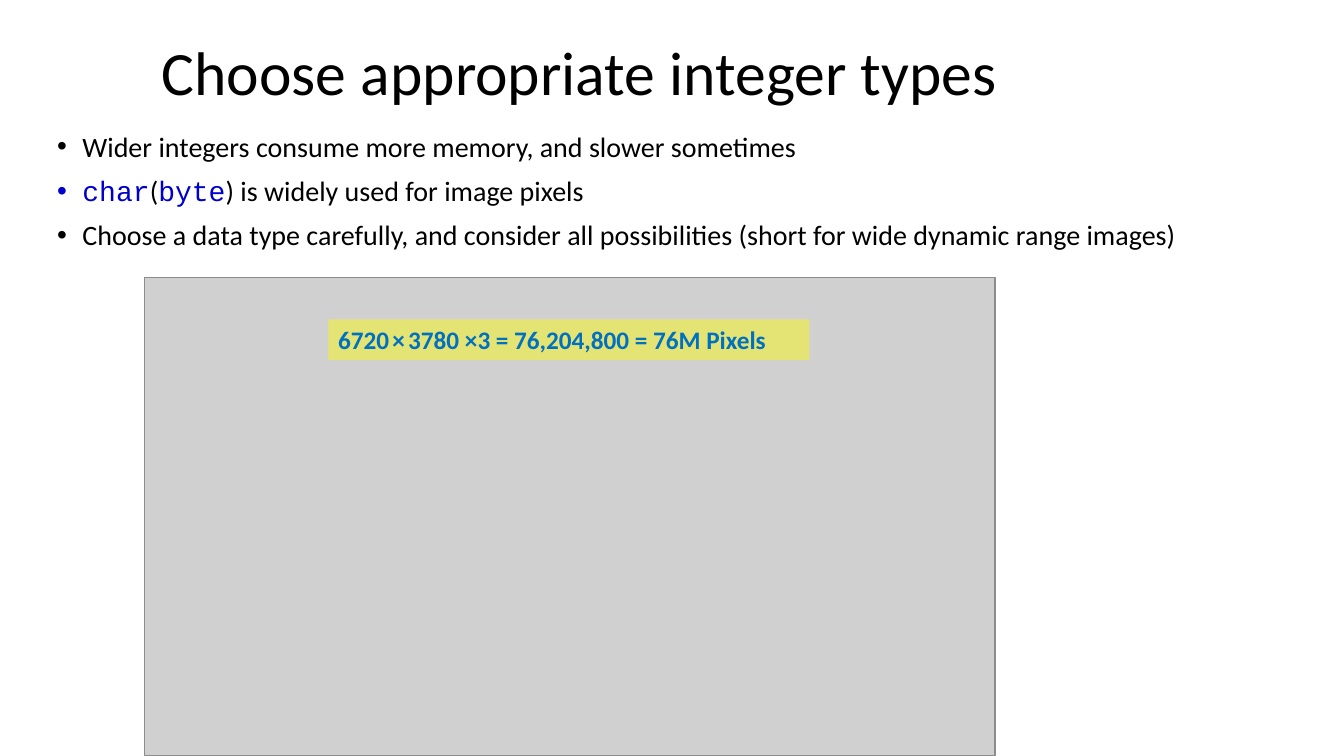
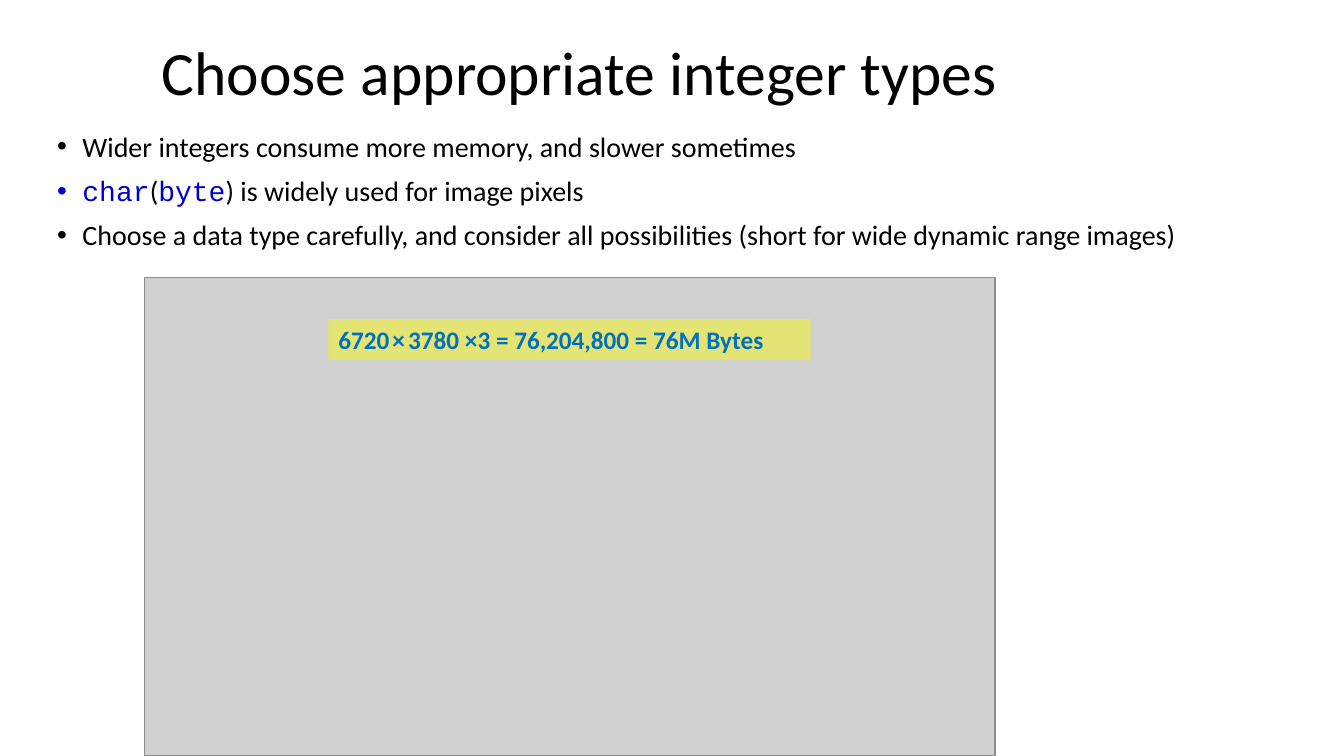
Before and after one commit to dayekuaipao/CPPLearning, a slide deck: slide 19 of week02/Lecture02.pptx (slide 17 before the commit). Drawn at 1344x756 pixels with LibreOffice and Linux fonts; fonts in the diff are those of the drawing; grey boxes stand for pictures; background and template pictures are left out. Boxes give left, top, right and bottom in pixels: in the first picture for what was removed or moved away, otherwise in the second. Text is boxed around its words. In the diff, an @@ line names an element or a change of style, - is before the commit and + after.

```diff
--- a/week02/Lecture02.pptx
+++ b/week02/Lecture02.pptx
@@ text in rectangle at (x1=338, y1=331, x2=763, y2=353): text changed @@
-6720 × 3780 ×3 = 76,204,800 = 76M Pixels
+6720 × 3780 ×3 = 76,204,800 = 76M Bytes
```
Also in this commit, not shown: 6 other slides changed, 2 slides added, 2 other files.
